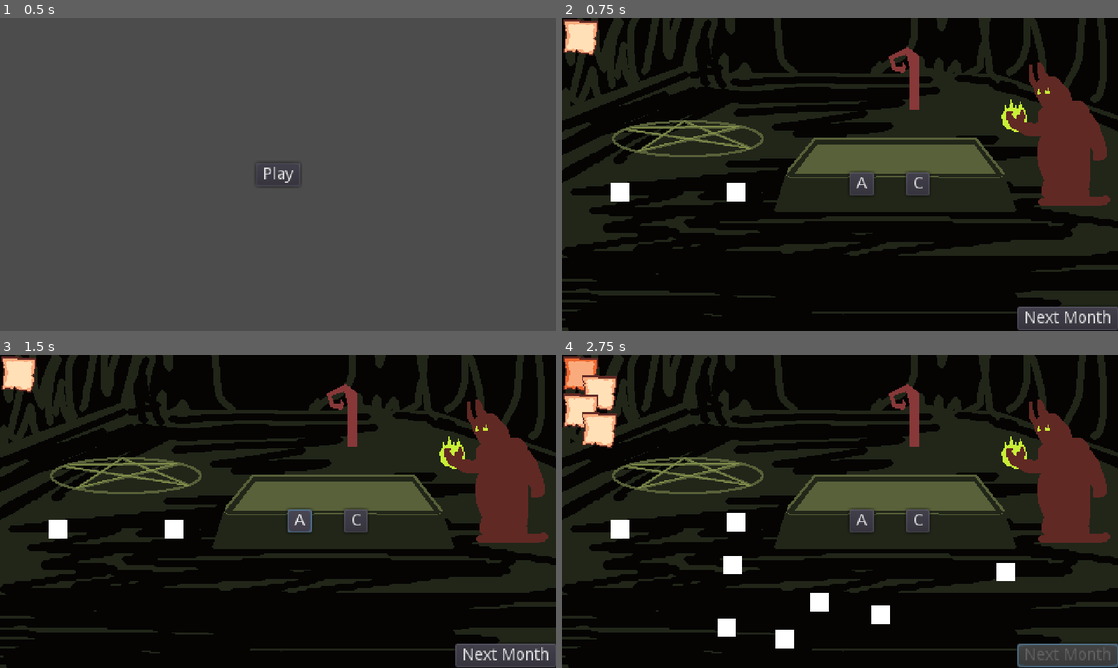
Above: before the commit, frames 1-4 (two rows, left to right).
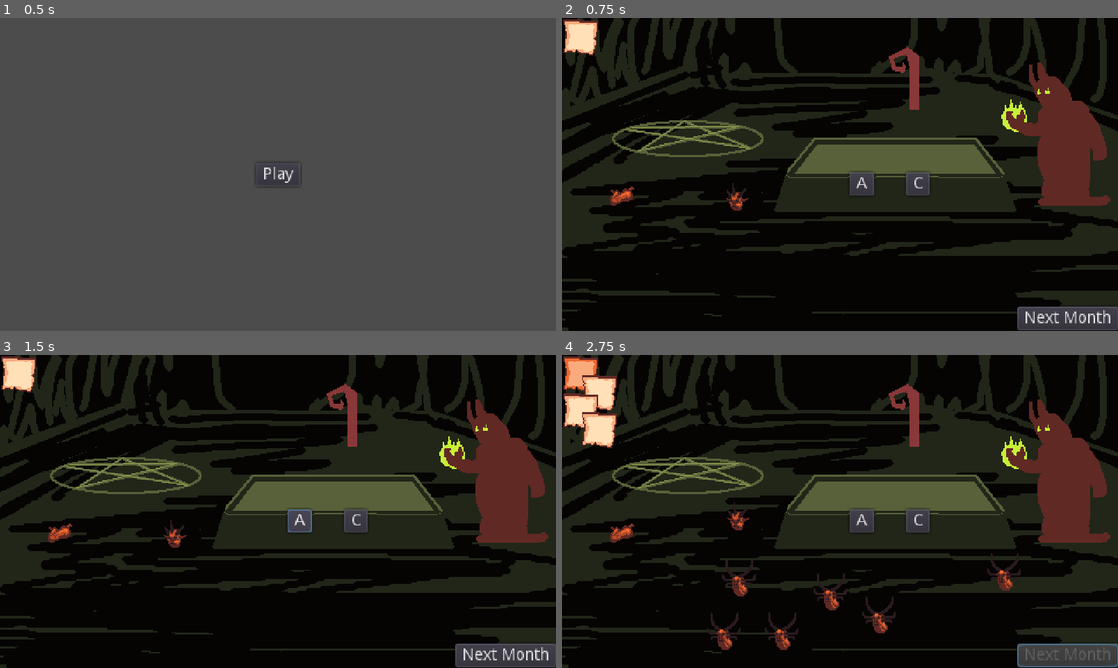
Above: after the commit, the same moments.

Repository: austingwatson/Summoning
Game: Godot game, scene res://scenes/TitleScreen.tscn
The game is run twice, just before and just after one commit, with the same random seed, the same clock (stepped at 60 frames per second) and the same inputs.
Inputs:
- Up to frame 1 (0.5 s): no input
- Up to frame 2 (0.75 s): click "Play" at 0.5 s
- Up to frame 3 (1.5 s): click "A" at 1.25 s
- Up to frame 4 (2.75 s): click "Next Month" at 2 s

Frame 1 is identical in both runs. In frame 2, 0.5% of the frame differs, in the area x 8-34%, y 52-62%; in frame 3, 0.5%; in frame 4, 2.6%, in the area x 8-83%, y 47-95%.

Commit message:
end of day 1.5

Diff:
--- a/resources/Formed.tres
+++ b/resources/Formed.tres
@@ -9,3 +9,9 @@
 endurance = 0
 charm = 0
 speed = 0
+known_properties = {
+"charm": false,
+"endurance": false,
+"lethality": false,
+"speed": false
+}
--- a/resources/TestDemonPart.tres
+++ b/resources/TestDemonPart.tres
@@ -1,6 +1,11 @@
-[gd_resource type="Resource" load_steps=2 format=2]
+[gd_resource type="Resource" load_steps=4 format=2]
 
 [ext_resource path="res://resources/part_stats.gd" type="Script" id=1]
+[ext_resource path="res://assets/textures/demon_parts.png" type="Texture" id=2]
+
+[sub_resource type="AtlasTexture" id=1]
+atlas = ExtResource( 2 )
+region = Rect2( 0, 112, 32, 32 )
 
 [resource]
 script = ExtResource( 1 )
@@ -8,3 +13,10 @@
 endurance = 2
 charm = -1
 speed = 0
+texture = SubResource( 1 )
+known_properties = {
+"charm": false,
+"endurance": false,
+"lethality": false,
+"speed": false
+}
--- a/resources/TutorialBody.tres
+++ b/resources/TutorialBody.tres
@@ -1,6 +1,11 @@
-[gd_resource type="Resource" load_steps=2 format=2]
+[gd_resource type="Resource" load_steps=4 format=2]
 
 [ext_resource path="res://resources/part_stats.gd" type="Script" id=1]
+[ext_resource path="res://assets/textures/demon_parts.png" type="Texture" id=2]
+
+[sub_resource type="AtlasTexture" id=1]
+atlas = ExtResource( 2 )
+region = Rect2( 0, 496, 32, 32 )
 
 [resource]
 script = ExtResource( 1 )
@@ -8,3 +13,10 @@
 endurance = 1
 charm = 0
 speed = 0
+texture = SubResource( 1 )
+known_properties = {
+"charm": false,
+"endurance": true,
+"lethality": false,
+"speed": false
+}
--- a/resources/TutorialHead.tres
+++ b/resources/TutorialHead.tres
@@ -1,6 +1,11 @@
-[gd_resource type="Resource" load_steps=2 format=2]
+[gd_resource type="Resource" load_steps=4 format=2]
 
 [ext_resource path="res://resources/part_stats.gd" type="Script" id=1]
+[ext_resource path="res://assets/textures/demon_parts.png" type="Texture" id=2]
+
+[sub_resource type="AtlasTexture" id=1]
+atlas = ExtResource( 2 )
+region = Rect2( 192, 112, 32, 32 )
 
 [resource]
 script = ExtResource( 1 )
@@ -8,3 +13,10 @@
 endurance = 0
 charm = 0
 speed = 0
+texture = SubResource( 1 )
+known_properties = {
+"charm": false,
+"endurance": false,
+"lethality": true,
+"speed": false
+}
--- a/resources/part_stats.gd
+++ b/resources/part_stats.gd
@@ -8,8 +8,9 @@
 export (int, -1, 6) var endurance = 0
 export (int, -1, 6) var charm = 0
 export (int, -1, 6) var speed = 0
+export (AtlasTexture) var texture
 
-var known_properties = {
+export var known_properties = {
 	"lethality": false,
 	"endurance": false,
 	"charm": false,
@@ -41,17 +42,6 @@
 				charm = stat
 			3:
 				speed = stat
-
-
-func set_known_properties():
-	if lethality == 0:
-		known_properties["lethality"] = true
-	if endurance == 0:
-		known_properties["endurance"] = true
-	if charm == 0:
-		known_properties["charm"] = true
-	if speed == 0:
-		known_properties["speed"] = true
 
 
 func know_random_property():
--- a/scenes/entity/DemonPart.tscn
+++ b/scenes/entity/DemonPart.tscn
@@ -1,10 +1,54 @@
-[gd_scene load_steps=6 format=2]
+[gd_scene load_steps=15 format=2]
 
 [ext_resource path="res://scripts/entity/DemonPart.gd" type="Script" id=1]
 [ext_resource path="res://resources/TestDemonPart.tres" type="Resource" id=2]
 [ext_resource path="res://scenes/ui/ToolTip.tscn" type="PackedScene" id=3]
+[ext_resource path="res://assets/textures/effects_sheet.png" type="Texture" id=4]
 
 [sub_resource type="RectangleShape2D" id=1]
+resource_local_to_scene = true
+extents = Vector2( 20, 32 )
+
+[sub_resource type="AtlasTexture" id=3]
+atlas = ExtResource( 4 )
+region = Rect2( 64, 0, 32, 32 )
+
+[sub_resource type="AtlasTexture" id=4]
+atlas = ExtResource( 4 )
+region = Rect2( 96, 0, 32, 32 )
+
+[sub_resource type="AtlasTexture" id=5]
+atlas = ExtResource( 4 )
+region = Rect2( 128, 0, 32, 32 )
+
+[sub_resource type="AtlasTexture" id=6]
+atlas = ExtResource( 4 )
+region = Rect2( 160, 0, 32, 32 )
+
+[sub_resource type="AtlasTexture" id=7]
+atlas = ExtResource( 4 )
+region = Rect2( 192, 0, 32, 32 )
+
+[sub_resource type="AtlasTexture" id=8]
+atlas = ExtResource( 4 )
+region = Rect2( 0, 0, 32, 32 )
+
+[sub_resource type="AtlasTexture" id=9]
+atlas = ExtResource( 4 )
+region = Rect2( 32, 0, 32, 32 )
+
+[sub_resource type="SpriteFrames" id=10]
+animations = [ {
+"frames": [ SubResource( 3 ), SubResource( 4 ), SubResource( 5 ), SubResource( 6 ), SubResource( 7 ) ],
+"loop": true,
+"name": "holding",
+"speed": 10.0
+}, {
+"frames": [ SubResource( 8 ), SubResource( 9 ) ],
+"loop": false,
+"name": "spark",
+"speed": 10.0
+} ]
 
 [sub_resource type="CircleShape2D" id=2]
 radius = 20.0
@@ -19,15 +63,14 @@
 script = ExtResource( 1 )
 part_stats = ExtResource( 2 )
 
-[node name="ColorRect" type="ColorRect" parent="."]
-margin_left = -8.0
-margin_top = -8.0
-margin_right = 8.0
-margin_bottom = 8.0
-mouse_filter = 2
+[node name="CollisionShape2D" type="CollisionShape2D" parent="."]
+visible = false
+shape = SubResource( 1 )
 
-[node name="CollisionShape2D" type="CollisionShape2D" parent="."]
-shape = SubResource( 1 )
+[node name="Flame" type="AnimatedSprite" parent="."]
+visible = false
+frames = SubResource( 10 )
+animation = "spark"
 
 [node name="Sprite" type="Sprite" parent="."]
 
@@ -43,5 +86,6 @@
 
 [connection signal="mouse_entered" from="." to="." method="_on_DemonPart_mouse_entered"]
 [connection signal="mouse_exited" from="." to="." method="_on_DemonPart_mouse_exited"]
+[connection signal="animation_finished" from="Flame" to="." method="_on_Flame_animation_finished"]
 [connection signal="body_entered" from="PushArea" to="." method="_on_PushArea_body_entered"]
 [connection signal="body_exited" from="PushArea" to="." method="_on_PushArea_body_exited"]
--- a/scenes/entity/FormedDemon.tscn
+++ b/scenes/entity/FormedDemon.tscn
@@ -1,8 +1,33 @@
-[gd_scene load_steps=4 format=2]
+[gd_scene load_steps=11 format=2]
 
 [ext_resource path="res://scenes/entity/DemonPart.tscn" type="PackedScene" id=1]
 [ext_resource path="res://scripts/entity/FormedDemon.gd" type="Script" id=2]
 [ext_resource path="res://resources/Formed.tres" type="Resource" id=3]
+[ext_resource path="res://assets/textures/demon_parts.png" type="Texture" id=4]
+
+[sub_resource type="AtlasTexture" id=1]
+atlas = ExtResource( 4 )
+region = Rect2( 0, 160, 32, 32 )
+
+[sub_resource type="AtlasTexture" id=2]
+atlas = ExtResource( 4 )
+region = Rect2( 32, 160, 32, 32 )
+
+[sub_resource type="AtlasTexture" id=3]
+atlas = ExtResource( 4 )
+region = Rect2( 64, 160, 32, 32 )
+
+[sub_resource type="AtlasTexture" id=4]
+atlas = ExtResource( 4 )
+region = Rect2( 96, 160, 32, 32 )
+
+[sub_resource type="RectangleShape2D" id=6]
+resource_local_to_scene = true
+extents = Vector2( 20, 32 )
+
+[sub_resource type="AtlasTexture" id=5]
+atlas = ExtResource( 4 )
+region = Rect2( 96, 160, 32, 32 )
 
 [node name="FormedDemon" instance=ExtResource( 1 )]
 collision_layer = 16
@@ -10,3 +35,22 @@
 script = ExtResource( 2 )
 part_type = 4
 part_stats = ExtResource( 3 )
+body1 = SubResource( 1 )
+body2 = SubResource( 2 )
+body3 = SubResource( 3 )
+body4 = SubResource( 4 )
+
+[node name="CollisionShape2D" parent="." index="0"]
+visible = true
+position = Vector2( 0, -1 )
+shape = SubResource( 6 )
+
+[node name="Sprite" parent="." index="2"]
+texture = SubResource( 5 )
+
+[node name="Parts" type="Node2D" parent="." index="4"]
+
+[node name="Head" type="Sprite" parent="Parts" index="0"]
+position = Vector2( 0, -12 )
+centered = false
+offset = Vector2( -16, -32 )
--- a/scripts/entity/DemonAltar.gd
+++ b/scripts/entity/DemonAltar.gd
@@ -66,7 +66,7 @@
 		var formed_demon = formed_demon_scene.instance()
 		get_parent().add_child(formed_demon)
 
-		formed_demon.add_part_stats(parts_stats)
+		formed_demon.form(parts.values())
 		set_formed_dummy(formed_demon, self.global_position)
 
 	empty_parts()
--- a/scripts/entity/DemonPart.gd
+++ b/scripts/entity/DemonPart.gd
@@ -22,21 +22,26 @@
 var being_pushed = false
 
 onready var collision_shape = $CollisionShape2D
+onready var flame = $Flame
 onready var sprite = $Sprite
 onready var tool_tip = $ToolTip
 
 
 func _ready():
-	part_stats.set_known_properties()
+	sprite.texture = part_stats.texture
 
 
 func _unhandled_input(event):
 	if mouse_inside and event.is_action_pressed("grab"):
 		mouse_down = true
 		tool_tip.visible = false
+		flame.visible = true
+		flame.frame = 0
+		flame.play("spark")
 		apply_central_impulse(Vector2(0, -LIFT_CONSTANT))
 	elif mouse_down and event.is_action_released("grab"):
 		mouse_down = false
+		flame.visible = false
 		apply_central_impulse(Vector2(0, LIFT_CONSTANT))
 
 
@@ -63,6 +68,7 @@
 	collision_shape.set_deferred("disabled", true)
 	set_deferred("mode", RigidBody2D.MODE_KINEMATIC)
 	mouse_down = false
+	flame.visible = false
 
 
 func push():
@@ -106,3 +112,7 @@
 
 func get_class():
 	return "DemonPart"
+
+
+func _on_Flame_animation_finished():
+	flame.play("holding")
--- a/scripts/entity/FormedDemon.gd
+++ b/scripts/entity/FormedDemon.gd
@@ -3,7 +3,22 @@
 
 signal new_home_set(formed_demon)
 
+export (AtlasTexture) var body1
+export (AtlasTexture) var body2
+export (AtlasTexture) var body3
+export (AtlasTexture) var body4
+
 var original_position = Vector2.ZERO
+var bodies = []
+
+onready var head = $Parts/Head
+
+
+func _ready():
+	bodies.append(body1)
+	bodies.append(body2)
+	bodies.append(body3)
+	bodies.append(body4)
 
 
 func _physics_process(_delta):
@@ -11,12 +26,21 @@
 		global_position = original_position
 
 
-func add_part_stats(part_stats_array: Array):
-	for part_stat in part_stats_array:
-		self.part_stats.lethality += part_stat.lethality
-		self.part_stats.endurance += part_stat.endurance
-		self.part_stats.charm += part_stat.charm
-		self.part_stats.speed += part_stat.speed
+func form(demon_parts_array: Array):
+	bodies.shuffle()
+	sprite.texture = bodies[0]
+	for demon_part in demon_parts_array:
+		if demon_part == null:
+			continue
+
+		self.part_stats.lethality += demon_part.part_stats.lethality
+		self.part_stats.endurance += demon_part.part_stats.endurance
+		self.part_stats.charm += demon_part.part_stats.charm
+		self.part_stats.speed += demon_part.part_stats.speed
+
+		match demon_part.part_type:
+			DemonPart.PartType.HEAD:
+				head.texture = demon_part.part_stats.texture
 
 
 func set_home(global_position):
Not shown, added: assets/textures/demon_parts.png.import
